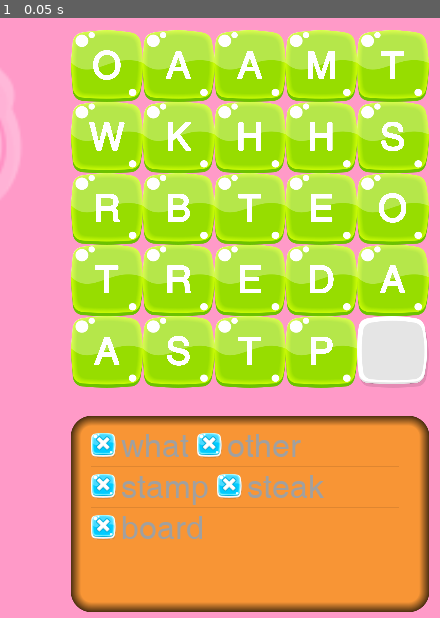
Above: before the commit, frame 1.
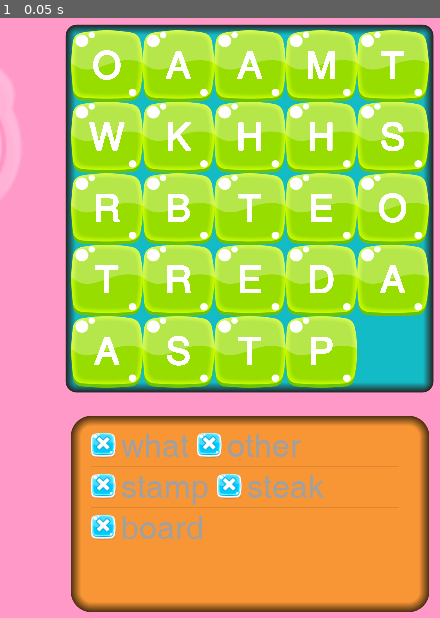
Above: after the commit, the same moment.

Repository: ahmetilgin/WordFinding
Game: Godot game, scene res://game.tscn
The game is run twice, just before and just after one commit, with the same random seed, the same clock (stepped at 60 frames per second) and the same inputs.
Inputs:
- Up to frame 1 (0.05 s): no input

The runs differ from the first frame. In frame 1, 8.7% of the frame differs, in the area x 14-99%, y 1-63%.

Commit message:
push

Diff:
--- a/game.gd
+++ b/game.gd
@@ -72,9 +72,12 @@
 	fill_words_to_blocks(current_cell_size)
 	pass
 
-
+var border_width = Vector2(5, 5)
 func _ready():
 	reset_words()
+
+	$Panel.set_global_position(Vector2(current_cell_size     ,current_cell_size   ) - border_width)
+	$Panel.set_size(border_width * 2 + Vector2(current_cell_size,current_cell_size) * Globals.map_size)
 	pass # Replace with function body.
 
 
--- a/game.tscn
+++ b/game.tscn
@@ -18,9 +18,22 @@
 corner_radius_bottom_right = 20
 corner_radius_bottom_left = 20
 
-[sub_resource type="DynamicFont" id=1]
+[sub_resource type="DynamicFont" id=2]
 size = 32
 font_data = ExtResource( 3 )
+
+[sub_resource type="StyleBoxFlat" id=3]
+bg_color = Color( 0.0784314, 0.737255, 0.784314, 1 )
+border_width_left = 10
+border_width_top = 10
+border_width_right = 10
+border_width_bottom = 10
+border_color = Color( 0.145098, 0.141176, 0.141176, 1 )
+border_blend = true
+corner_radius_top_left = 10
+corner_radius_top_right = 10
+corner_radius_bottom_right = 10
+corner_radius_bottom_left = 10
 
 [node name="Game" type="Node2D"]
 script = ExtResource( 1 )
@@ -28,7 +41,7 @@
 [node name="tile" type="Sprite" parent="."]
 position = Vector2( 405.011, 304.106 )
 scale = Vector2( 2.31811, 2.63509 )
-z_index = -1
+z_index = -3
 texture = ExtResource( 2 )
 
 [node name="ItemList" type="ItemList" parent="."]
@@ -36,11 +49,21 @@
 margin_top = 607.0
 margin_right = 498.209
 margin_bottom = 803.0
-custom_styles/bg = SubResource( 2 )
-custom_fonts/font = SubResource( 1 )
+custom_styles/bg = SubResource( 1 )
+custom_fonts/font = SubResource( 2 )
 custom_constants/icon_margin = 5
 auto_height = true
 max_columns = 2
 __meta__ = {
 "_edit_use_anchors_": false
 }
+
+[node name="Panel" type="Panel" parent="."]
+margin_left = -0.000152588
+margin_top = -0.00012207
+margin_right = 38.9999
+margin_bottom = 39.9999
+custom_styles/panel = SubResource( 3 )
+__meta__ = {
+"_edit_use_anchors_": false
+}
Binary file added: assets/framepanel.png
Not shown: 1 places in game.tscn that only renumber resources
